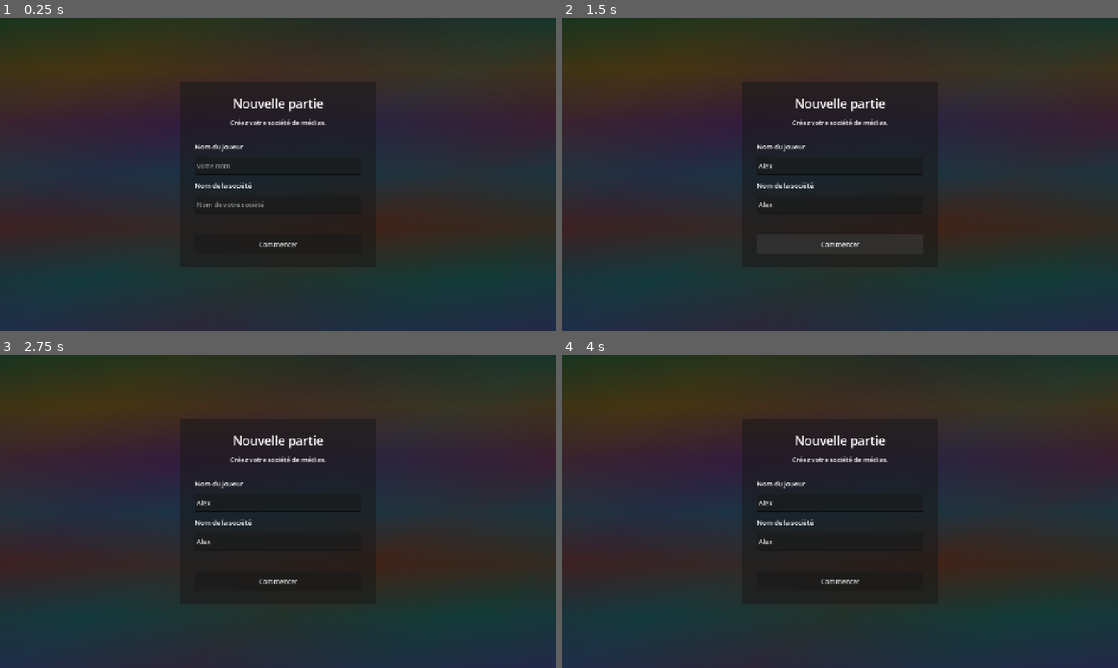
Above: before the commit, frames 1-4 (two rows, left to right).
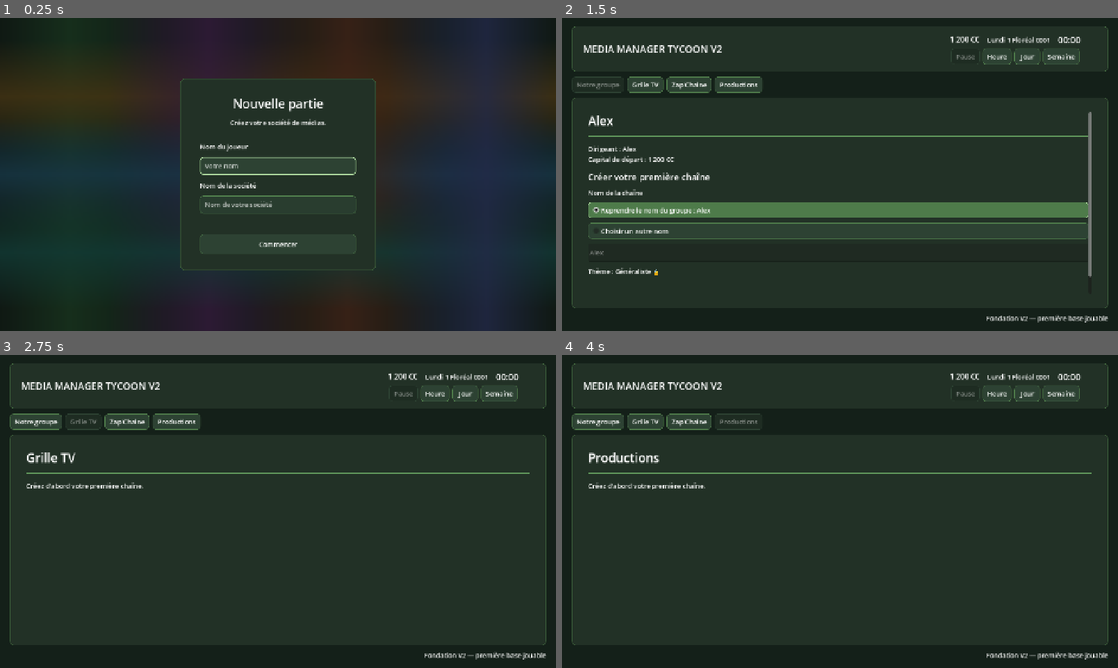
Above: after the commit, the same moments.

Repository: Adrienco69/MediaManagerTycoon_V2
Game: Godot game, scene res://scenes/main.tscn
The game is run twice, just before and just after one commit, with the same random seed, the same clock (stepped at 60 frames per second) and the same inputs.
Inputs (mouse positions are in pixels of both pictures, inside the frame that each line leads up to):
- Up to frame 1 (0.25 s): no input
- Up to frame 2 (1.5 s): click (840, 165) at 0.52 s; type "Alex" at 0.6 s; click (840, 205) at 0.75 s; type "Alex" at 0.83 s; click "Commencer" at 1.25 s
- Up to frame 3 (2.75 s): click "Grille TV" at 2 s
- Up to frame 4 (4 s): click "Notre groupe" at 2.75 s; click "Productions" at 3.5 s

The runs differ from the first frame. In frame 1, 28% of the frame differs, in the area x 0-100%, y 0-100%; in frame 2, 36%, in the area x 0-100%, y 2-100%; in frame 3, 28%; in frame 4, 28%.
Error before the commit: Parse Error: Too few arguments for "render()" call. Expected at least 7 but received 6. (res://scripts/main.gd:224)

Commit message:
Connect launch programs and Productions page

Diff:
--- a/scripts/main.gd
+++ b/scripts/main.gd
@@ -7,6 +7,7 @@
 const GroupPageControllerScript = preload("res://scripts/ui/group_page_controller.gd")
 const TVGridPageControllerScript = preload("res://scripts/ui/tv_grid_page_controller.gd")
 const ZapPageControllerScript = preload("res://scripts/ui/zap_page_controller.gd")
+const ProductionPageControllerScript = preload("res://scripts/ui/production_page_controller.gd")
 const MainContentScrollScript = preload("res://scripts/ui/main_content_scroll.gd")
 
 @onready var background: ColorRect = $Background
@@ -225,6 +226,7 @@
 		content_container,
 		page_description,
 		GameState.player_name,
+		GameState.company_name,
 		GameState.get_first_channel(),
 		_on_first_channel_create_requested,
 		_show_grid
@@ -247,7 +249,8 @@
 		content_container,
 		page_description,
 		channel,
-		true
+		true,
+		GameState.get_group_programs()
 	)
 
 
@@ -274,6 +277,7 @@
 		page_description,
 		channel,
 		false,
+		[],
 		_show_zap
 	)
 
@@ -283,14 +287,29 @@
 	_scroll_main_to_top()
 	NavigationButtonStateScript.apply(_get_navigation_buttons(), production_button)
 	page_title.text = "Productions"
-	page_description.size_flags_vertical = Control.SIZE_EXPAND_FILL
-	page_description.text = "Cette section accueillera les productions du groupe, leurs durées, leurs thèmes et leur avancement."
+
+	if not GameState.has_player_channel():
+		page_description.size_flags_vertical = Control.SIZE_EXPAND_FILL
+		page_description.text = "Créez d'abord votre première chaîne."
+		return
+
+	ProductionPageControllerScript.render(
+		content_container,
+		page_description,
+		GameState.get_group_programs(),
+		_on_create_production_requested
+	)
+
+
+func _on_create_production_requested() -> void:
+	page_description.text = "Création de production | prochaine étape : définir le formulaire de création avec les règles de format, durée, épisodes, coût et tournage."
 
 
 func _clear_dynamic_pages() -> void:
 	GroupPageControllerScript.clear(content_container)
 	TVGridPageControllerScript.clear(content_container)
 	ZapPageControllerScript.clear(content_container)
+	ProductionPageControllerScript.clear(content_container)
 
 
 func _scroll_main_to_top() -> void:
